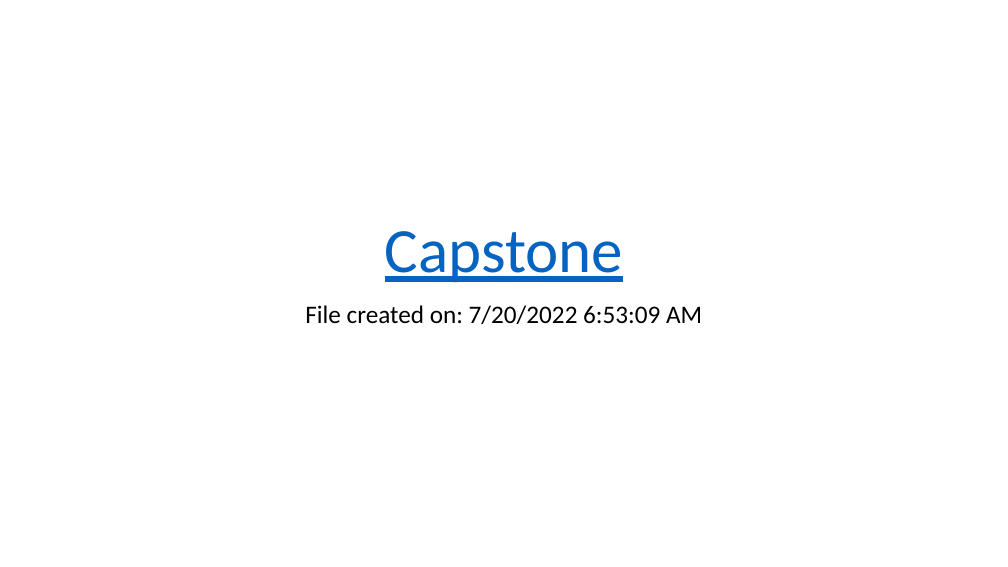
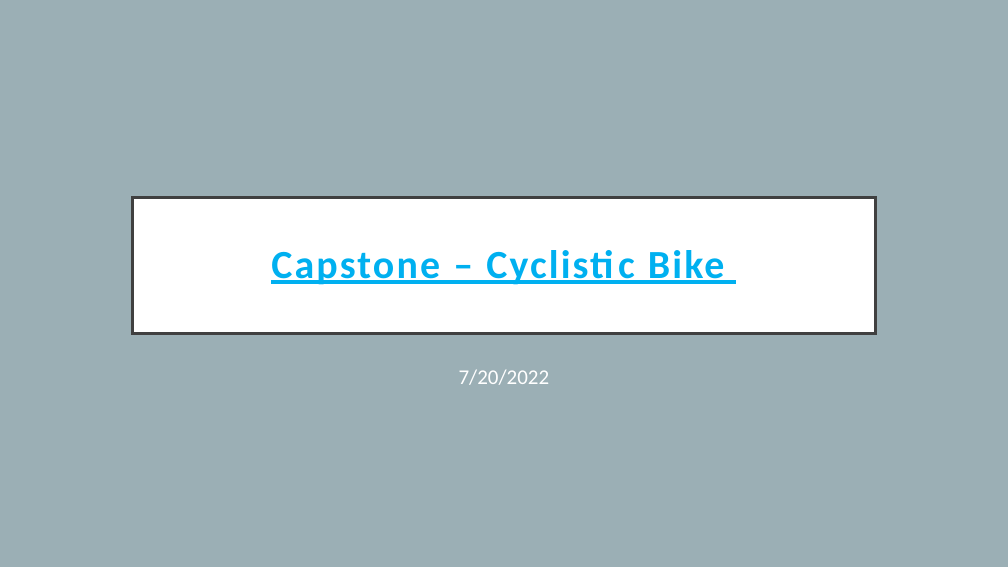
Before and after one commit to jh18002/Capstone---Bike-Sharing-Analysis, a slide deck: slide 1 of Capstone.pptx. Drawn at 1008x567 pixels with LibreOffice and Linux fonts; fonts in the diff are those of the drawing. Boxes give left, top, right and bottom in pixels: in the first picture for what was removed or moved away, otherwise in the second. Text is boxed around its words. In the diff, an @@ line names an element or a change of style, - is before the commit and + after.

```diff
--- a/Capstone.pptx
+++ b/Capstone.pptx
@@ background #FFFFFF to #9BAFB5 @@
@@ title added at box(132, 197, 876, 333), fill #FFFFFF, outline #404040 3 pt, 38 pt, text #00B0F0, bold, underline @@
+Capstone – Cyclistic Bike
@@ title removed at box(385, 231, 624, 282) @@
-Capstone
@@ subtitle at box(459, 369, 550, 385): text changed; size 24 to 20 pt; text colour #000000 to #FFFFFF @@
-File created on: 7/20/2022 6:53:09 AM
+7/20/2022
```
Also in this commit, not shown: 7 slides added, 1 slide removed, 6 other files.
